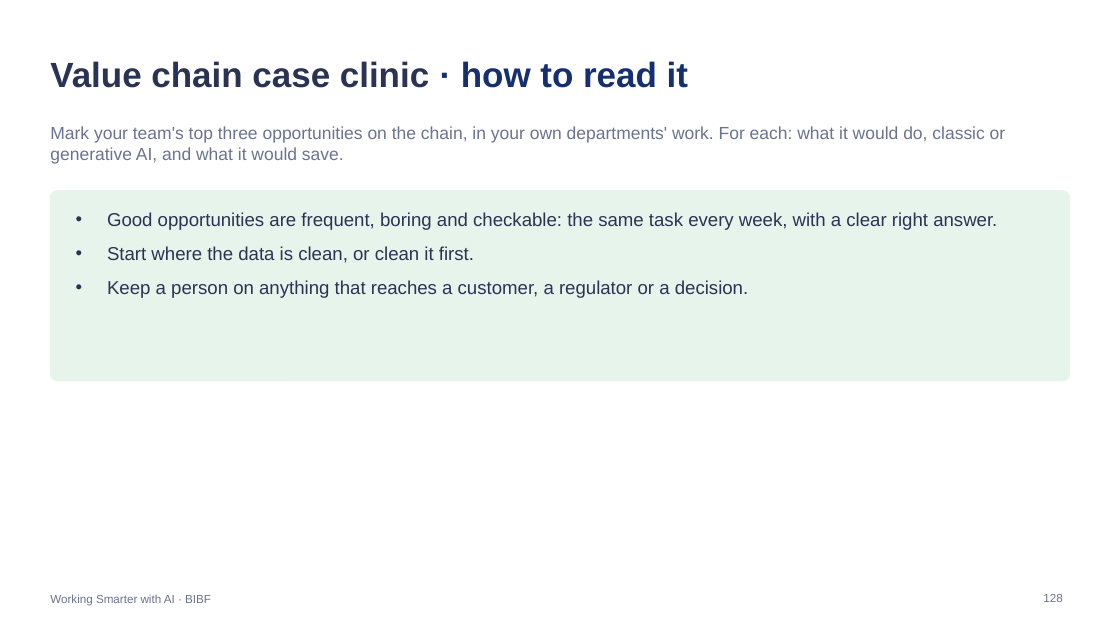
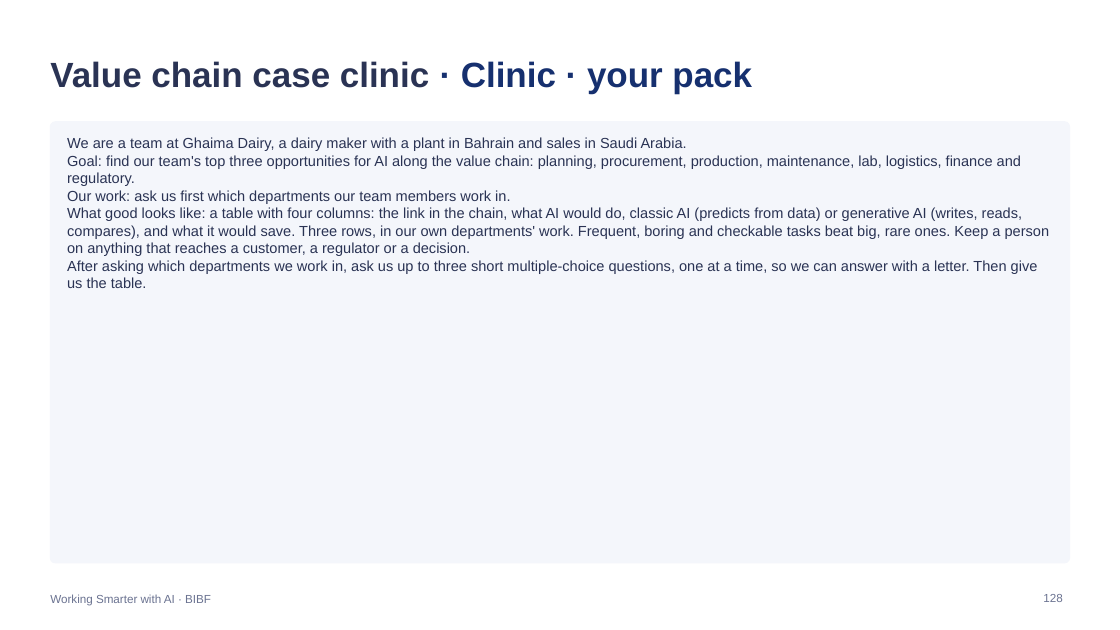
Before and after one commit to Iced377/bibf-arla, a slide deck: slide 128 of outputs/BIBF-Arla-Facilitator.pptx. Drawn at 1120x630 pixels with LibreOffice and Linux fonts; fonts in the diff are those of the drawing. Boxes give left, top, right and bottom in pixels: in the first picture for what was removed or moved away, otherwise in the second. Text is boxed around its words. In the diff, an @@ line names an element or a change of style, - is before the commit and + after.

```diff
--- a/outputs/BIBF-Arla-Facilitator.pptx
+++ b/outputs/BIBF-Arla-Facilitator.pptx
@@ title at [50, 61, 752, 93]: text changed @@
-Value chain case clinic · how to read it
+Value chain case clinic · Clinic · your pack
@@ rounded rectangle: place and size @@
-rounded rectangle at [50, 191, 1070, 381]
+rounded rectangle at [50, 122, 1070, 563]
@@ rounded rectangle at [50, 122, 1070, 563]: fill #E7F4EC to #F4F6FB; outline #E7F4EC 1 pt to #F4F6FB 1 pt; proportions changed @@
@@ text removed at [50, 126, 1006, 164] @@
-Mark your team's top three opportunities on the chain, in your own departments' work. For each: what it would do, classic or generative AI, and what it would save.
@@ text added at [67, 137, 1050, 288], 12.5 pt, text #2A3354 @@
+We are a team at Ghaima Dairy, a dairy maker with a plant in Bahrain and sales in Saudi Arabia.
+Goal: find our team's top three opportunities for AI along the value chain: planning, procurement, production, maintenance, lab, logistics, finance and regulatory.
+Our work: ask us first which departments our team members work in.
+What good looks like: a table with four columns: the link in the chain, what AI would do, classic AI (predicts from data) or generative AI (writes, reads, compares), and what it would save. Three rows, in our own departments' work. Frequent, boring and checkable tasks beat big, rare ones. Keep a person on anything that reaches a customer, a regulator or a decision.
+After asking which departments we work in, ask us up to three short multiple-choice questions, one at a time, so we can answer with a letter. Then give us the table.
@@ text removed at [107, 212, 997, 298] @@
-• Good opportunities are frequent, boring and checkable: the same task every week, with a clear right answer.
-• Start where the data is clean, or clean it first.
-• Keep a person on anything that reaches a customer, a regulator or a decision.
```
Also in this commit, not shown: 13 other slides changed, 8 slides added, 2 slides removed, 8 other files.
